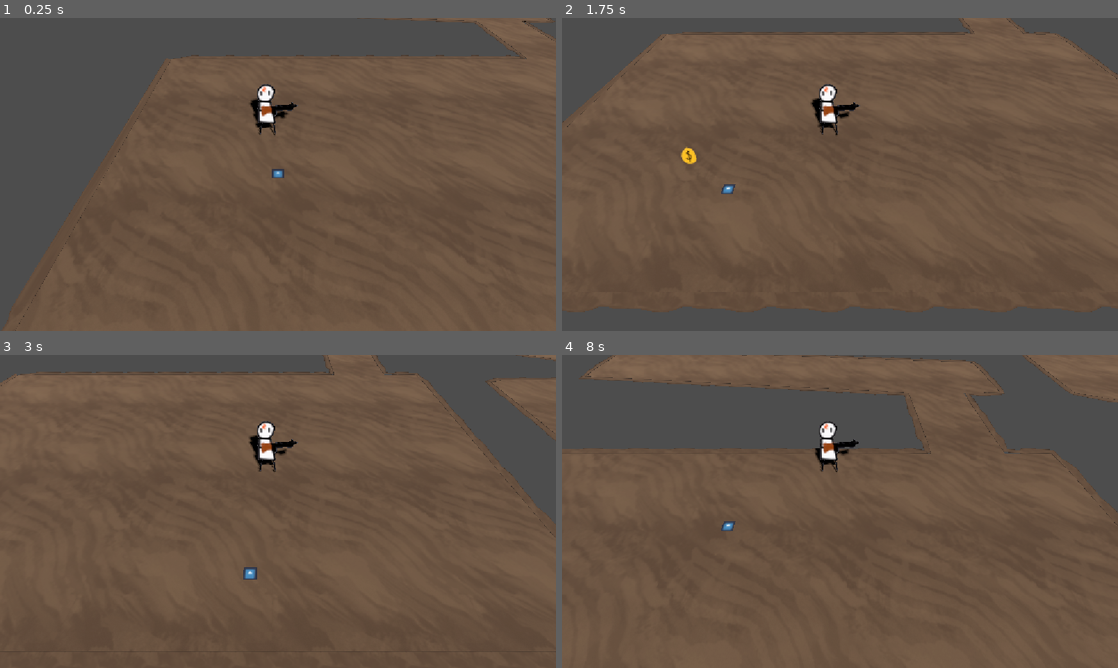
Above: before the commit, frames 1-4 (two rows, left to right).
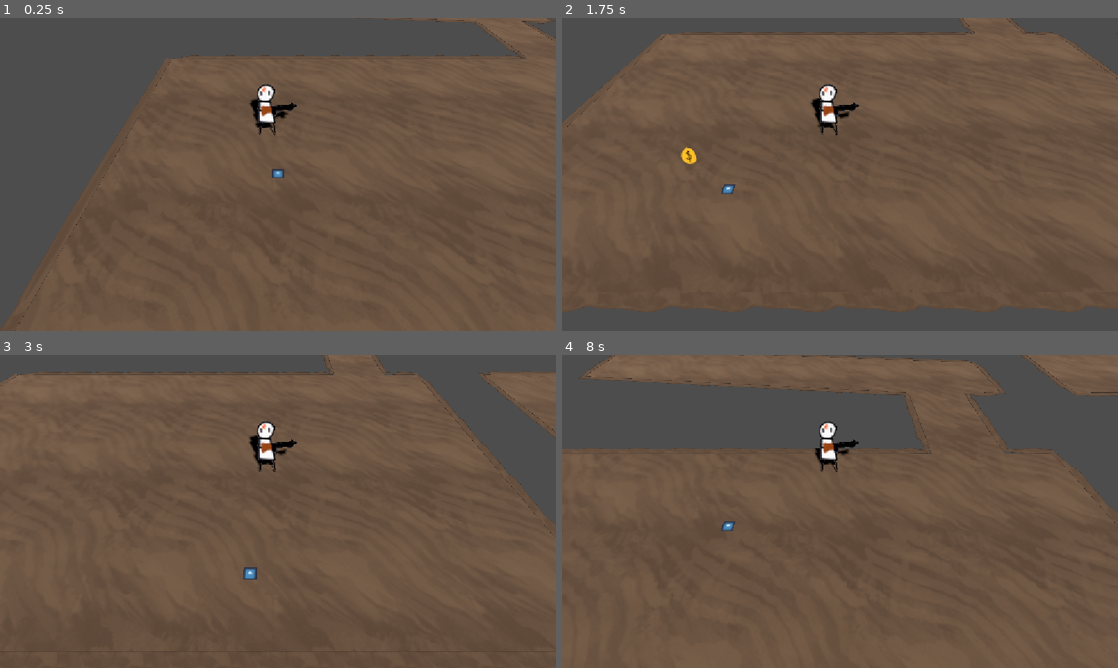
Above: after the commit, the same moments.

Repository: gmuGADIG/DEADSHOT
Game: Godot game, scene res://world/levels/desert_large/level_desert_large.tscn
The game is run twice, just before and just after one commit, with the same random seed, the same clock (stepped at 60 frames per second) and the same inputs. This scene is started directly instead of the project's main scene. The engine's default icon, where the game draws it, is replaced by a stand-in: a white triangle on a blue panel in a dark square.
Inputs (mouse positions are in pixels of both pictures, inside the frame that each line leads up to):
- Up to frame 1 (0.25 s): no input
- Up to frame 2 (1.75 s): tap Enter at 0.5 s; move the mouse to (962, 158) at 0.52 s; hold D (move_right) 0.53-1.28 s; hold E (interact) 0.53-1.28 s; move the mouse to (728, 190) at 1.27 s; hold S (move_down) from 1.28 s (still down); click (728, 190) at 1.35 s; tap E (interact) at 1.55 s
- Up to frame 3 (3 s): move the mouse to (333, 442) at 2.02 s; release S (move_down) at 2.03 s; hold D (move_right) 2.03-2.78 s; hold E (interact) 2.03-2.78 s; move the mouse to (250, 574) at 2.77 s; hold W (move_up) from 2.78 s (still down); tap Space (roll) at 2.85 s
- Up to frame 4 (8 s): tap E (interact) at 3.05, 3.8, 4.35, 5.3, 5.85, 7.55 s; move the mouse to (1006, 558) at 3.52 s; release W (move_up) at 3.53 s; hold Right mouse button (whip) 3.53-4.28 s; hold A (move_left) 3.53-5.03 s; move the mouse to (673, 464) at 4.27 s; move the mouse to (867, 511) at 5.02 s; press the mouse at (867, 511) at 5.03 s; hold S (move_down) 5.03-5.78 s; move the mouse to (756, 433) at 5.77 s; release the mouse at (756, 433) at 5.78 s; hold D (move_right) 5.78-6.53 s; move the mouse to (962, 495) at 6.52 s; hold W (move_up) 6.53-7.28 s; hold E (interact) 6.53-7.28 s; tap Space (roll) at 6.6 s; move the mouse to (728, 527) at 7.27 s; hold D (move_right) from 7.28 s (still down); right-click (728, 527) at 7.35 s

The runs differ from the first frame. In frame 1, less than 0.1% of the frame differs, in the area x 1-100%, y 0-95%; in frame 2, less than 0.1%; in frame 3, 0.4%, in the area x 59-100%, y 0-53%; in frame 4, 0.2%.

Commit message:
Whatever

Diff:
--- a/test_scenes/demo1/demo_a.tscn
+++ b/test_scenes/demo1/demo_a.tscn
@@ -5,8 +5,8 @@
 [ext_resource type="Texture2D" uid="uid://cjbsq7rk6r3h4" path="res://temp_art/gartic/cactus.png" id="2_yl5fl"]
 [ext_resource type="Resource" uid="uid://ebi2mrpur7b6" path="res://world/floor/rock/rock.tres" id="3_lkd7d"]
 [ext_resource type="PackedScene" uid="uid://rberd5xw8srm" path="res://world/transitions/transition.tscn" id="4_yl5fl"]
-[ext_resource type="PackedScene" uid="uid://c2bxn6p802s68" path="res://world/interactables/cover/cover_2.tscn" id="5_lkd7d"]
-[ext_resource type="PackedScene" uid="uid://c8a3ul47e6b2y" path="res://world/interactables/cover/cover_1.tscn" id="6_7mnxm"]
+[ext_resource type="PackedScene" uid="uid://c2bxn6p802s68" path="res://world/interactables/cover/cover_cactus_small.tscn" id="5_lkd7d"]
+[ext_resource type="PackedScene" uid="uid://c8a3ul47e6b2y" path="res://world/interactables/cover/cover_boulder.tscn" id="6_7mnxm"]
 [ext_resource type="PackedScene" uid="uid://dtqb8q8qomq31" path="res://world/pickups/corrupt_heart/blood_particles/blood_burst.tscn" id="8_v2m6r"]
 
 [sub_resource type="NavigationMesh" id="NavigationMesh_hxoc3"]
--- a/world/levels/desert_large/level_desert_large.tscn
+++ b/world/levels/desert_large/level_desert_large.tscn
@@ -10,10 +10,10 @@
 
 [sub_resource type="Curve3D" id="Curve3D_5t0jw"]
 _data = {
-"points": PackedVector3Array(0, 0, 0, 0, 0, 0, -0.48031044,  …(743 unchanged characters)… 69, 0, -18.597206, 0, 0, 0, 0, 0, 0, 42.51969, 0, -14.597206, 0, 0, 0, 0, 0, 0, 42.52126, 0, -12.862196, 0, 0, 0, 0, 0, 0, 52.226463, 0, -12.856367, 0, 0, 0, 0, 0, 0, 52.226463, 0, 0.3900843, 0, 0, 0, 0, 0, 0, 27.389368, 0, 0.3900843, 0, 0, 0, 0, 0, 0, 27.389368, 0, -12.856367, 0, 0, 0, 0, 0, 0, 36.496304, 0, -12.856367, 0, 0, 0, 0, 0, 0, 36.51969, 0, -14.597206, 0, 0, 0, 0, 0, 0, 27.51969, 0, -18.597 …(870 unchanged characters)…
-"tilts": PackedFloat32Array(0, 0, 0, 0, 0, 0, 0, 0, 0, 0, 0, 0, 0, 0, 0, 0, 0, 0, 0, 0, 0, 0, 0, 0, 0, 0, 0, 0, 0, 0, 0, 0, 0, 0, 0, 0, 0, 0, 0, 0, 0, 0, 0, 0, 0, 0, 0)
+"points": PackedVector3Array(0, 0, 0, 0, 0, 0, -0.48031044,  …(743 unchanged characters)… 69, 0, -18.597206, 0, 0, 0, 0, 0, 0, 42.29163, 0, -18.65169, 0, 0, 0, 0, 0, 0, 42.29163, 0, -13.68427, 0, 0, 0, 0, 0, 0, 51.442543, 0, -13.698729, 0, 0, 0, 0, 0, 0, 51.217995, 0, 0.06776708, 0, 0, 0, 0, 0, 0, 42.29163, 0, 5.3575034, 0, 0, 0, 0, 0, 0, 36.496307, 0, 5.3575034, 0, 0, 0, 0, 0, 0, 27.48436, 0, 0.39008746, 0, 0, 0, 0, 0, 0, 27.502867, 0, -13.68427, 0, 0, 0, 0, 0, 0, 36.496307, 0, -13.68427, 0, 0, 0, 0, 0, 0, 36.496307, 0, -18.65169, 0, 0, 0, 0, 0, 0, 27.51969, 0, -18.597 …(870 unchanged characters)…
+"tilts": PackedFloat32Array(0, 0, 0, 0, 0, 0, 0, 0, 0, 0, 0, 0, 0, 0, 0, 0, 0, 0, 0, 0, 0, 0, 0, 0, 0, 0, 0, 0, 0, 0, 0, 0, 0, 0, 0, 0, 0, 0, 0, 0, 0, 0, 0, 0, 0, 0, 0, 0, 0)
 }
-point_count = 47
+point_count = 49
 
 [node name="LevelDesertLarge" instance=ExtResource("1_b00wy")]
 
